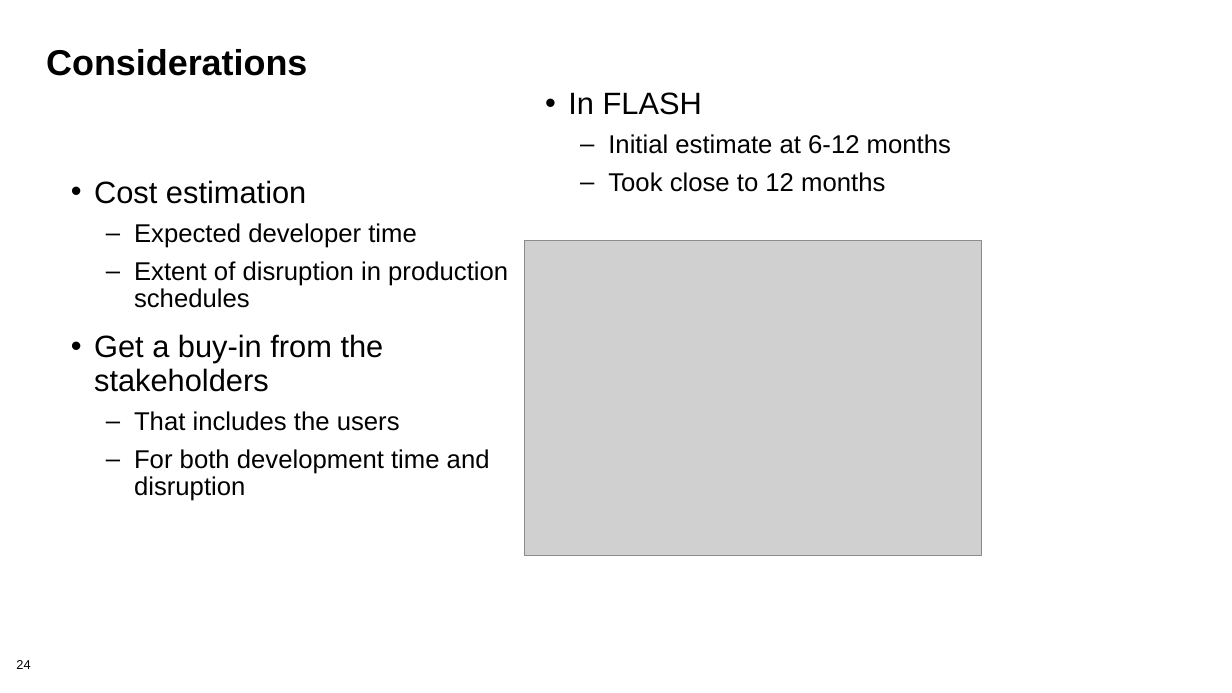
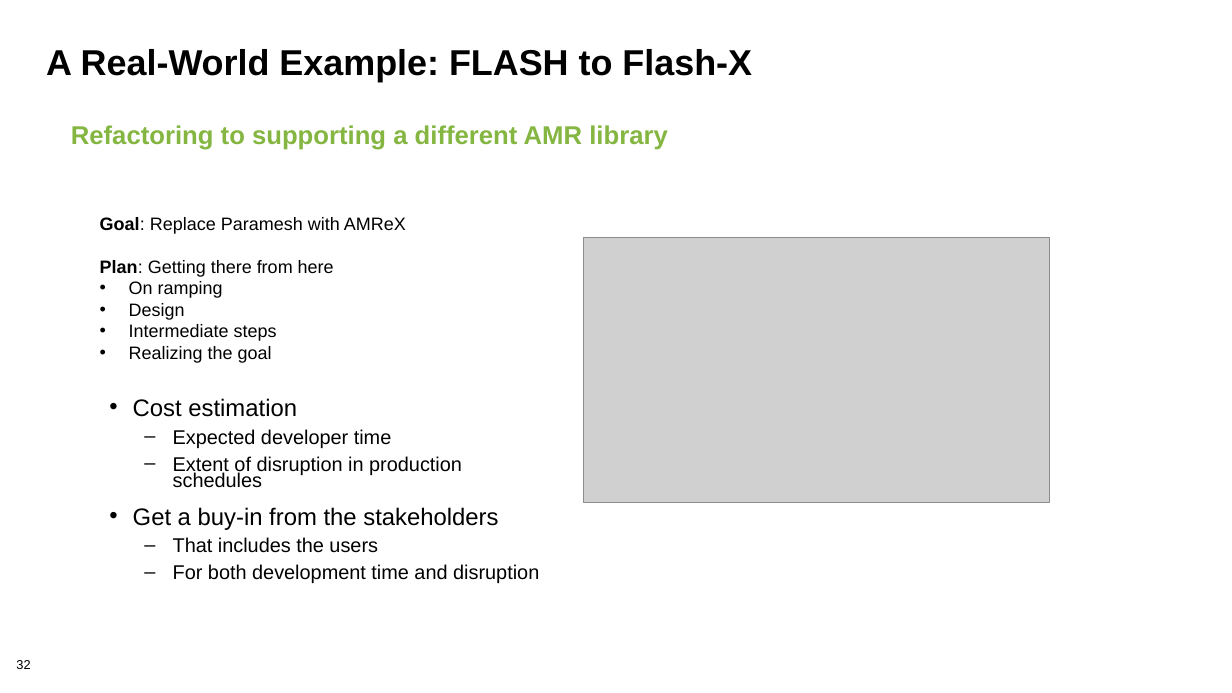
Before and after one commit to bssw-tutorial/presentations, a slide deck: slide 32 of refactoring.pptx (slide 24 before the commit). Drawn at 1232x693 pixels with LibreOffice and Linux fonts; fonts in the diff are those of the drawing; grey boxes stand for pictures; background and template pictures are left out. Boxes give left, top, right and bottom in pixels: in the first picture for what was removed or moved away, otherwise in the second. Text is boxed around its words. In the diff, an @@ line names an element or a change of style, - is before the commit and + after.

```diff
--- a/refactoring.pptx
+++ b/refactoring.pptx
@@ title at (x1=46, y1=49, x2=752, y2=82): text changed @@
-Considerations
+A Real-World Example: FLASH to Flash-X
@@ text removed at (x1=568, y1=92, x2=951, y2=192) @@
-• In FLASH
-  – Initial estimate at 6-12 months
-  – Took close to 12 months
@@ text added at (x1=71, y1=125, x2=668, y2=150), 20 pt, text #84B641, bold @@
+Refactoring to supporting a different AMR library
@@ text added at (x1=100, y1=217, x2=406, y2=363), 14 pt, text #000000 @@
+Goal: Replace Paramesh with AMReX
+Plan: Getting there from here
+• On ramping
+• Design
+• Intermediate steps
+• Realizing the goal
@@ picture resized from (x1=524, y1=240, x2=982, y2=555) to (x1=583, y1=238, x2=1049, y2=502) @@
@@ text "Cost estimation" moved from (x1=94, y1=180, x2=508, y2=501) to (x1=133, y1=398, x2=539, y2=583) @@
@@ text "Cost estimation" at (x1=133, y1=398, x2=539, y2=583): size 24 to 18.6 pt in "Cost estimation", "Get a buy-in from the stakeholders"; size 20 to 15.5 pt in "Expected developer time", "Extent of disruption in production schedules", "That includes the users", "For both development time and disruption"; line spacing 0.9 to 0.7 @@
@@ page number at (x1=16, y1=660, x2=30, y2=669): text changed @@
-24
+32
```
Also in this commit, not shown: 10 other slides changed, 1 slide removed, 1 other file.
